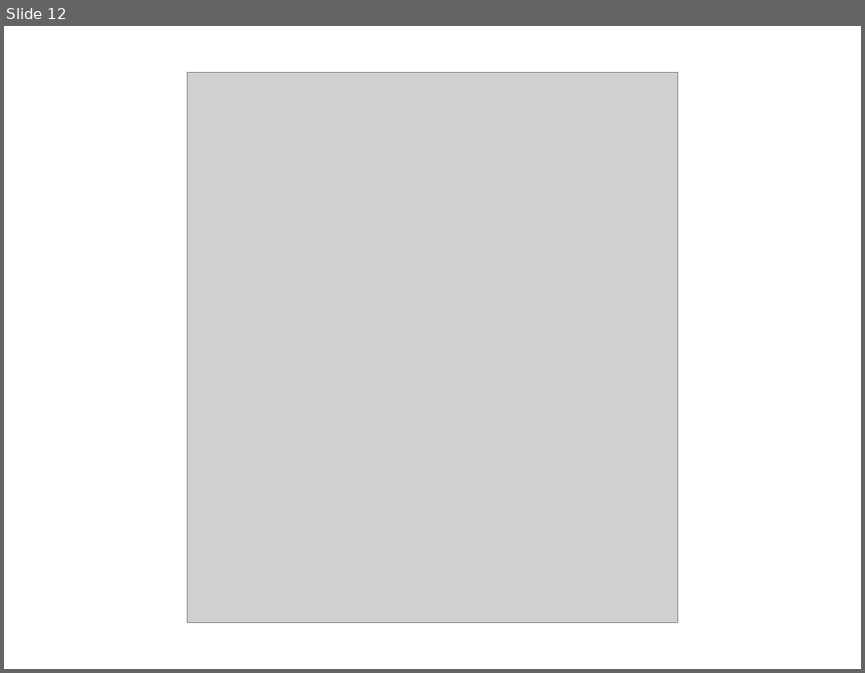
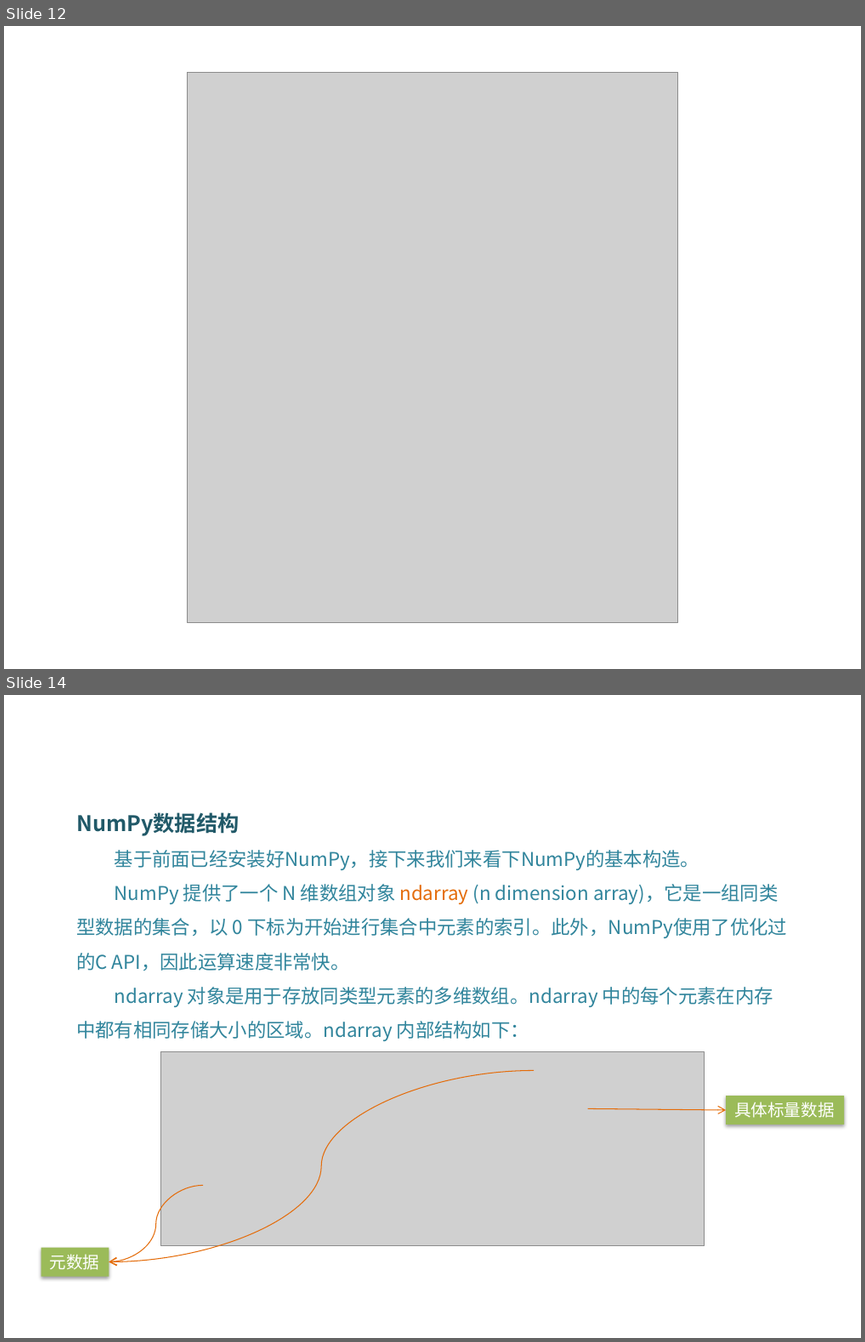
Before and after one commit to DataScienceCoding/Python-Data-Analysis, a slide deck: Python-Data-Analysis.pptx. Shown one above the other, each under a label of ours: slide 12 before the commit, slides 12 and 14 after it; the slides between them are not shown. The pictures are 865x673 and 865x1342 pixels, drawn with LibreOffice and Linux fonts; fonts in the diff are those of the drawing; grey boxes stand for pictures; background and template pictures are left out. Boxes give left, top, right and bottom in pixels: in the first picture for what was removed or moved away, otherwise in the second. Text is boxed around its words. In the diff, an @@ line names an element or a change of style, - is before the commit and + after.

```diff
--- a/Python-Data-Analysis.pptx
+++ b/Python-Data-Analysis.pptx
@@ slide 14 added at (4,695,861,1338), background picture (left out) @@
@@ text added at (76,812,787,1041), 16 pt, text #31859C @@
+NumPy数据结构
+基于前面已经安装好NumPy，接下来我们来看下NumPy的基本构造。
+NumPy 提供了一个 N 维数组对象 ndarray (n dimension array)，它是一组同类型数据的集合，以 0 下标为开始进行集合中元素的索引。此外，NumPy使用了优化过的C API，因此运算速度非常快。
+ndarray 对象是用于存放同类型元素的多维数组。ndarray 中的每个元素在内存中都有相同存储大小的区域。ndarray 内部结构如下：
@@ picture added at (160,1051,704,1246) @@
@@ curved arrow added from (534, 1071) to (109, 1261), #E46C0A 0.75 pt @@
@@ rectangle added at (726,1095,844,1124), fill #9BBB59, 14 pt, text #FFFFFF @@
+具体标量数据
@@ arrow added from (587, 1109) to (726, 1110), #E46C0A 0.75 pt @@
@@ curved arrow added from (203, 1185) to (109, 1261), #E46C0A 0.75 pt @@
@@ rectangle added at (41,1247,109,1276), fill #9BBB59, 14 pt, text #FFFFFF @@
+元数据
```
Also in this commit, not shown: 27 other slides added, 5 other files.
